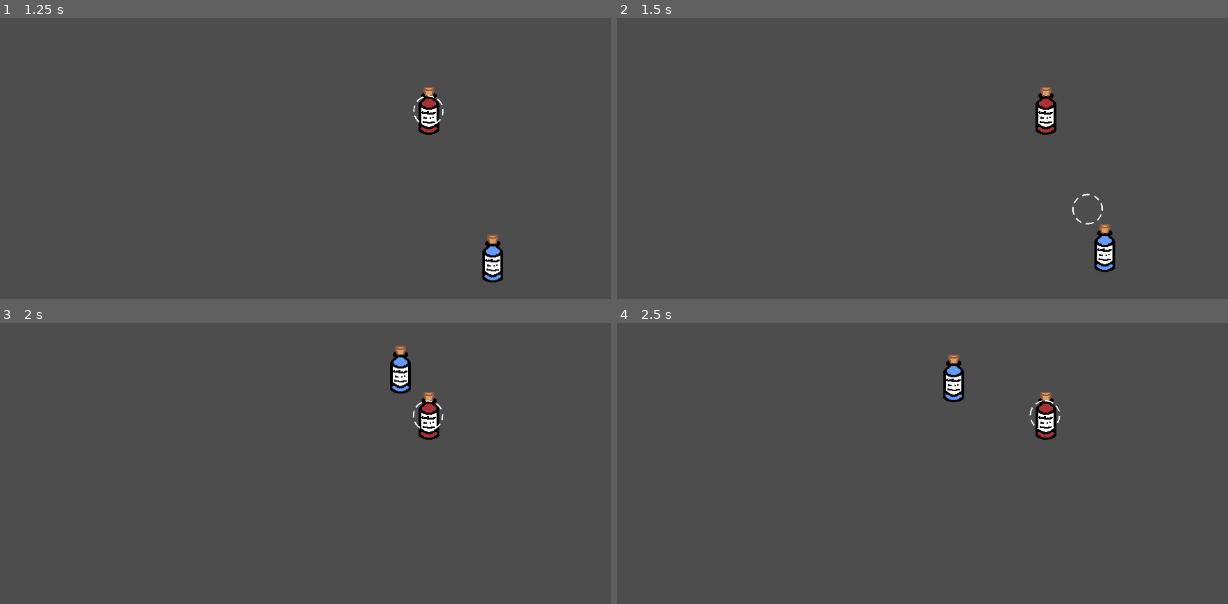
Above: before the commit, frames 1-4 (two rows, left to right).
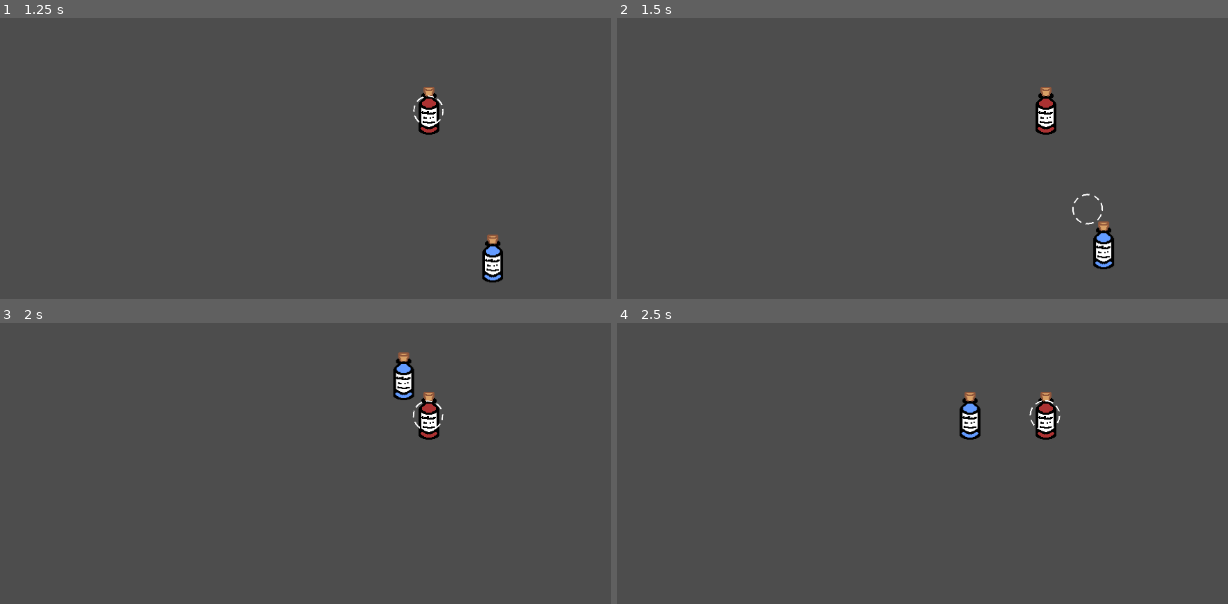
Above: after the commit, the same moments.

Repository: DonJam14/GoatedGame
Game: Godot game, scene res://Scenes/Daytime/kitchen.tscn
The game is run twice, just before and just after one commit, with the same random seed, the same clock (stepped at 60 frames per second) and the same inputs.
Inputs (mouse positions are in pixels of both pictures, inside the frame that each line leads up to):
- Up to frame 1 (1.25 s): drag from (262, 206) to (427, 110) at 0.52 s
- Up to frame 2 (1.5 s): tap Enter at 1.25 s; drag from (1111, 259) to (1044, 110) at 1.27 s
- Up to frame 3 (2 s): no input
- Up to frame 4 (2.5 s): move the mouse to (1044, 415) at 2.02 s; press the mouse at (1044, 415) at 2.03 s

Frame 1 is identical in both runs. In frame 2, 0.4% of the frame differs, in the area x 77-82%, y 72-91%; in frame 3, 0.6%; in frame 4, 1.0%, in the area x 53-60%, y 11-42%.

Commit message:
Update PhysicsDraggableNode
Drag stuff using physics

Diff:
--- a/Scripts/Classes/PhysicsDraggableNode.gd
+++ b/Scripts/Classes/PhysicsDraggableNode.gd
@@ -2,20 +2,26 @@
 extends RigidBody2D
 
 ## Same as a draggable node- but with physics
-const SPRING_CONSTANT := 200
+## Requires:
+## can_sleep = false
+## lock_rotation = true (though this could be changed later if apply impulse function factors in rotation)
+## collision_layer = 2
+## input_pickable = true
+const SPRING_CONSTANT := 250
 var has_mouse: bool = false
-var held: bool = false
+#var held: bool = false
 var awaiting_release = false
-#func apply_impulse_to_mouse() -> void:
-	#self.apply_central_impulse(SPRING_CONSTANT * get_local_mouse_position() - self.linear_velocity / 4)
+
+func apply_impulse_to_mouse(modifier: float) -> void:
+	self.apply_central_impulse(SPRING_CONSTANT * modifier * get_local_mouse_position() - self.linear_velocity / 4)
 
 func _physics_process(delta: float) -> void:
 	if Input.is_action_pressed("left_click") and (self.has_mouse or self.awaiting_release):
-		held = true
-		self.apply_central_impulse(SPRING_CONSTANT * get_local_mouse_position() * delta - self.linear_velocity / 4)
+		#held = true
+		apply_impulse_to_mouse(delta)
 	elif Input.is_action_just_released("left_click"):
 		self.awaiting_release = false
-		#for some reason if the object is perfectly still it just floats there? i'm chill w it but yeah
+		#held = false
 
 func _on_mouse_entered() -> void:
 	self.has_mouse = true
